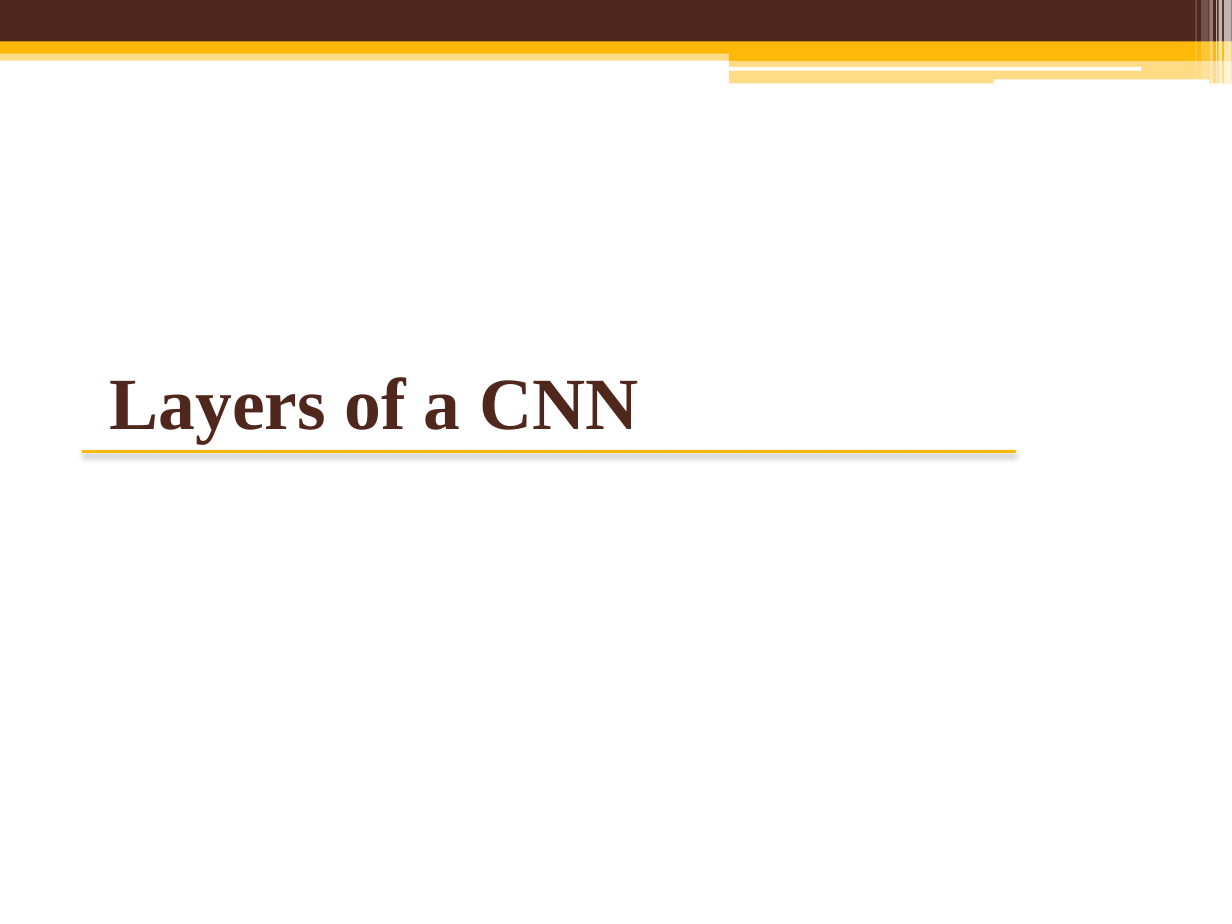
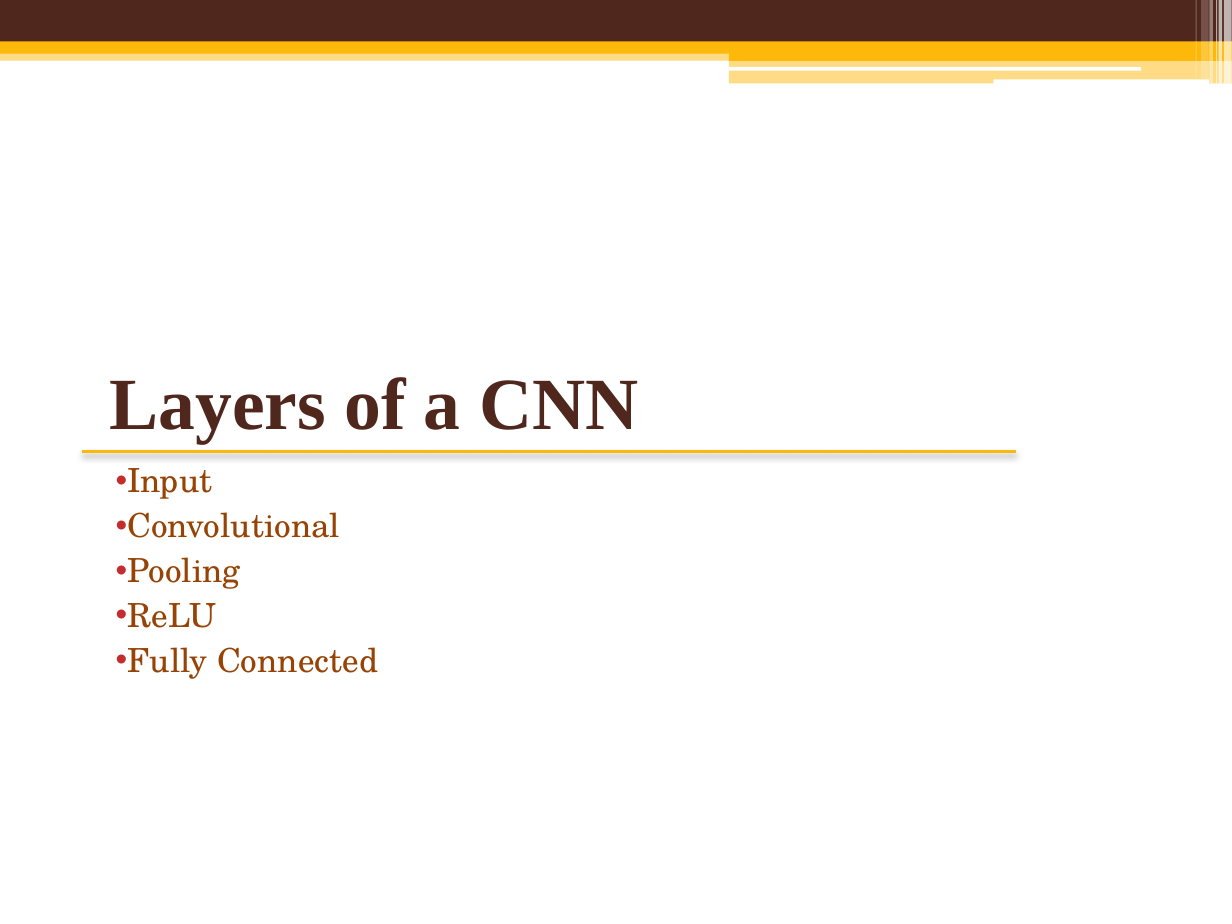
Before and after one commit to mcguires5/MachineLearning1, a slide deck: slide 7 of ConvolutionNeuralNetwork.pptx. Drawn at 1232x924 pixels with LibreOffice and Linux fonts; fonts in the diff are those of the drawing; background and template pictures are left out. Boxes give left, top, right and bottom in pixels: in the first picture for what was removed or moved away, otherwise in the second. Text is boxed around its words. In the diff, an @@ line names an element or a change of style, - is before the commit and + after.

```diff
--- a/ConvolutionNeuralNetwork.pptx
+++ b/ConvolutionNeuralNetwork.pptx
@@ text added at (127, 468, 378, 679), 19.4 pt, text #964305 @@
+• Input
+• Convolutional
+• Pooling
+• ReLU
+• Fully Connected
```
Also in this commit, not shown: 6 other slides changed, 4 slides added, 35 slides removed.
